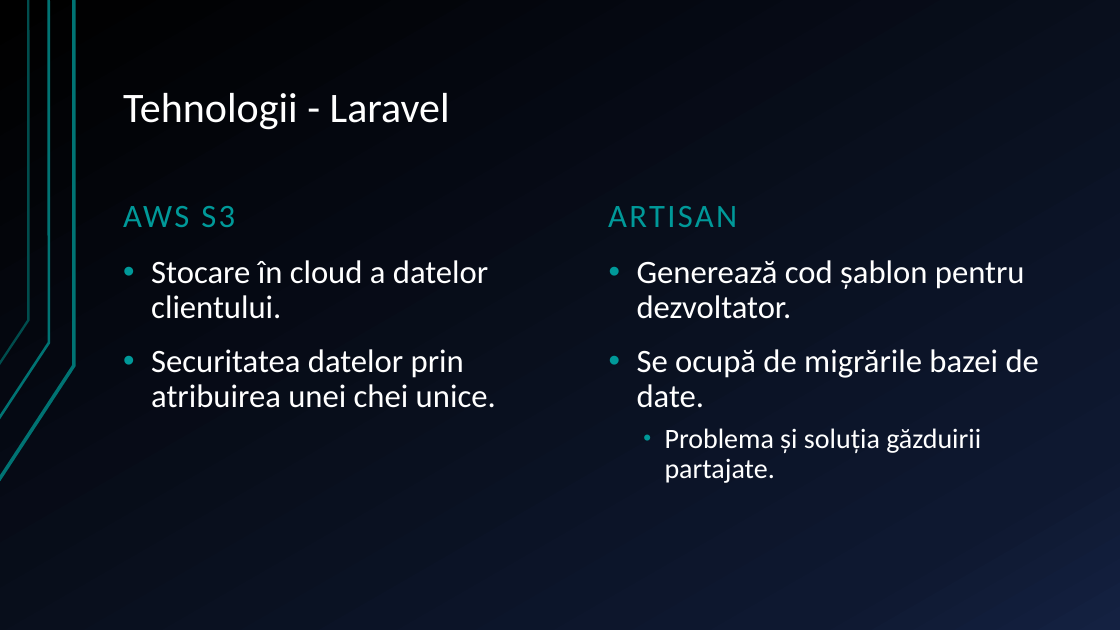
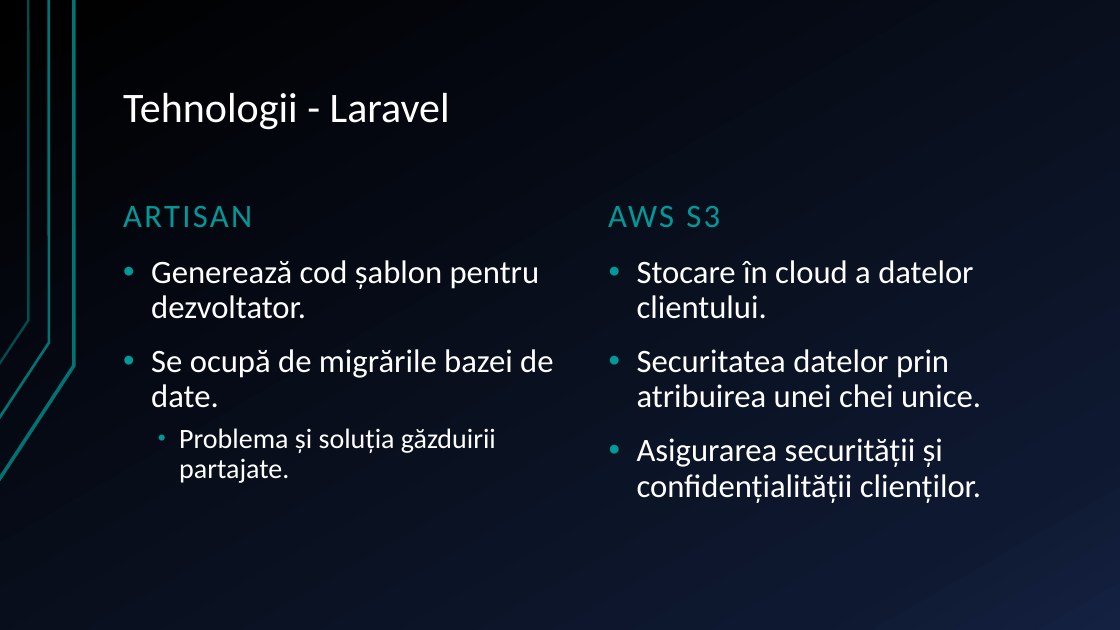
Before and after one commit to xiodine32/licenta_unibuc, a slide deck: slide 7 of prezentare.pptx. Drawn at 1120x630 pixels with LibreOffice and Linux fonts; fonts in the diff are those of the drawing. Boxes give left, top, right and bottom in pixels: in the first picture for what was removed or moved away, otherwise in the second. Text is boxed around its words. In the diff, an @@ line names an element or a change of style, - is before the commit and + after.

```diff
--- a/prezentare.pptx
+++ b/prezentare.pptx
@@ text at [123, 206, 252, 227]: text changed @@
-AWS S3
+ARTISAN
@@ text at [608, 206, 720, 227]: text changed @@
-ARTISAN
+AWS S3
@@ text at [151, 260, 553, 483]: text changed @@
-• Stocare în cloud a datelor clientului.
-• Securitatea datelor prin atribuirea unei chei unice.
+• Generează cod șablon pentru dezvoltator.
+• Se ocupă de migrările bazei de date.
+  • Problema și soluția găzduirii partajate.
@@ text at [637, 260, 981, 503]: text changed @@
-• Generează cod șablon pentru dezvoltator.
-• Se ocupă de migrările bazei de date.
-  • Problema și soluția găzduirii partajate.
+• Stocare în cloud a datelor clientului.
+• Securitatea datelor prin atribuirea unei chei unice.
+• Asigurarea securității și confidențialității clienților.
```
Also in this commit, not shown: 5 other slides changed, 1 slide added.
